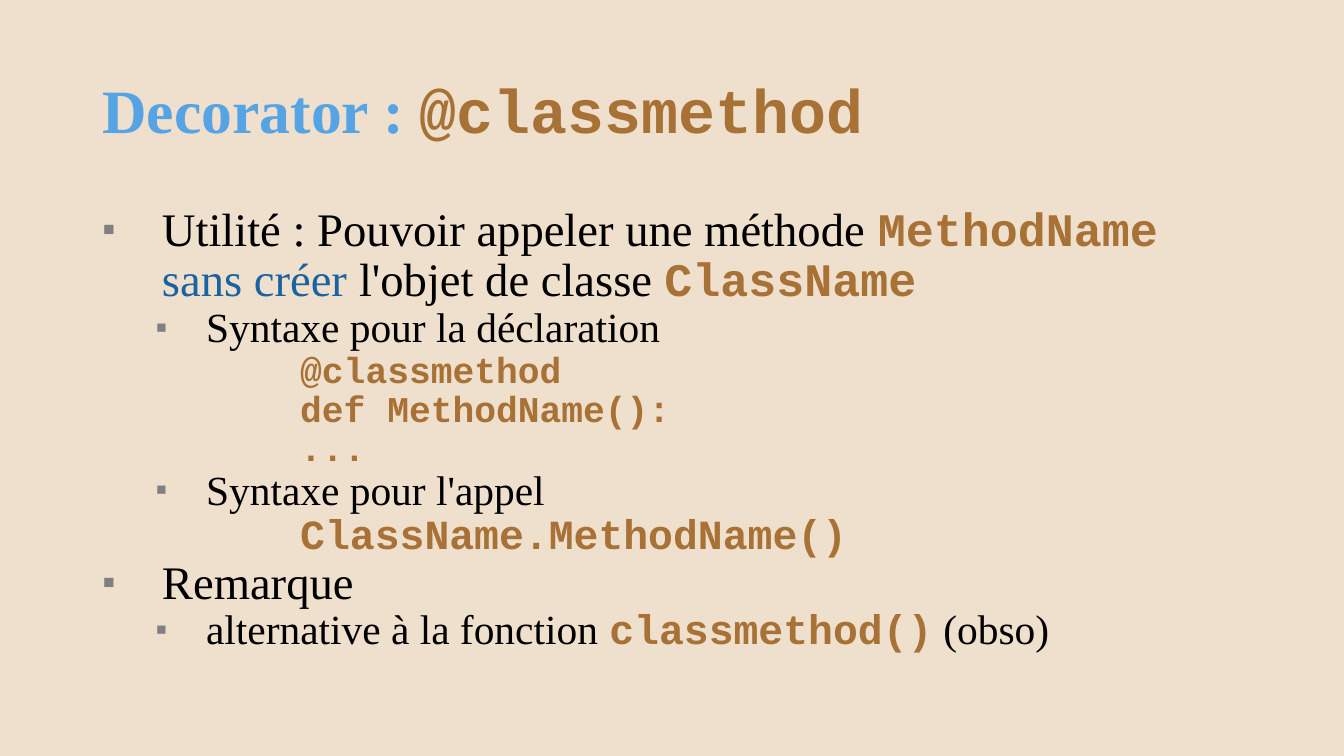
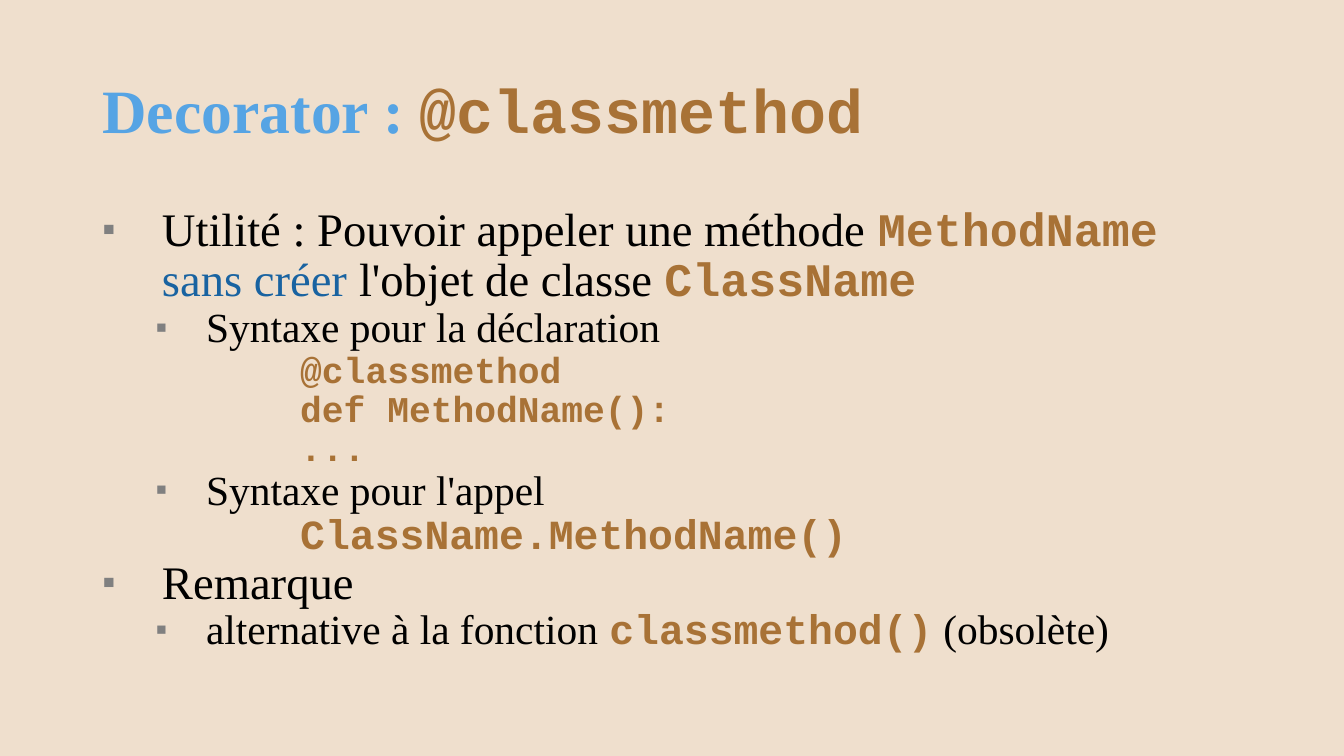
Before and after one commit to AlainWafflard/4IPO3, a slide deck: slide 12 of syllabus/17-POO-design-pattern/17_syllabus.pptx (slide 11 before the commit). Drawn at 1344x756 pixels with LibreOffice and Linux fonts; fonts in the diff are those of the drawing; background and template pictures are left out. Boxes give left, top, right and bottom in pixels: in the first picture for what was removed or moved away, otherwise in the second. Text is boxed around its words. In the diff, an @@ line names an element or a change of style, - is before the commit and + after.

```diff
--- a/syllabus/17-POO-design-pattern/17_syllabus.pptx
+++ b/syllabus/17-POO-design-pattern/17_syllabus.pptx
@@ text at (206, 614, 1109, 653): text changed @@
-  ▪ alternative à la fonction classmethod() (obso)
+  ▪ alternative à la fonction classmethod() (obsolète)
```
Also in this commit, not shown: 2 other slides changed, 1 slide added, 4 other files.
